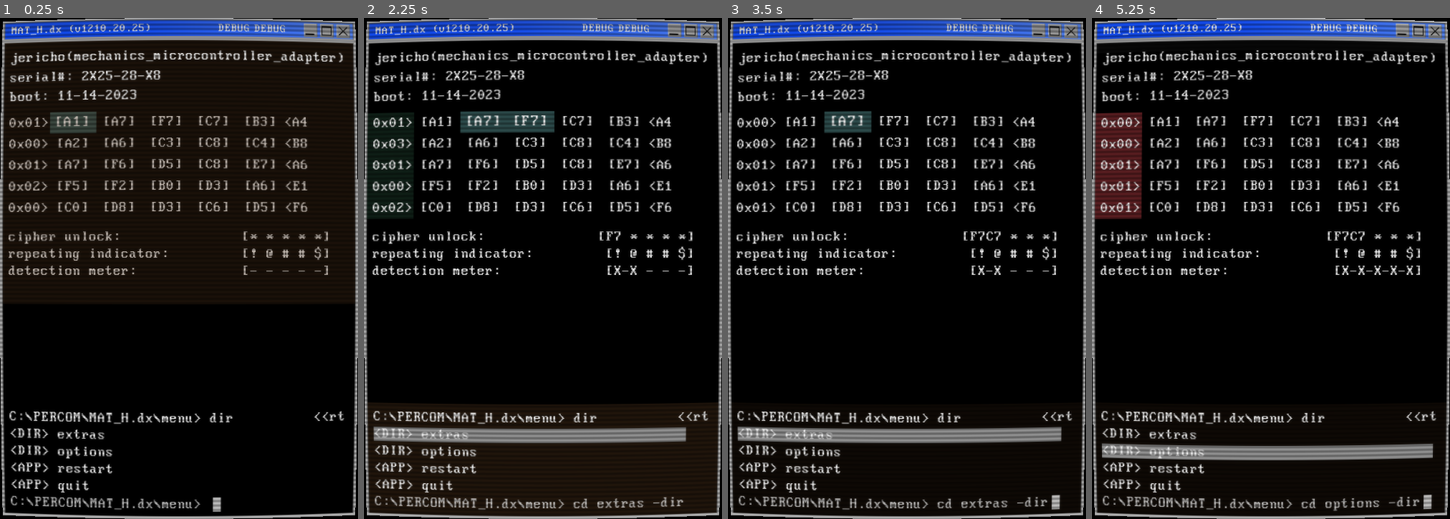
Above: before the commit, frames 1-4 (left to right).
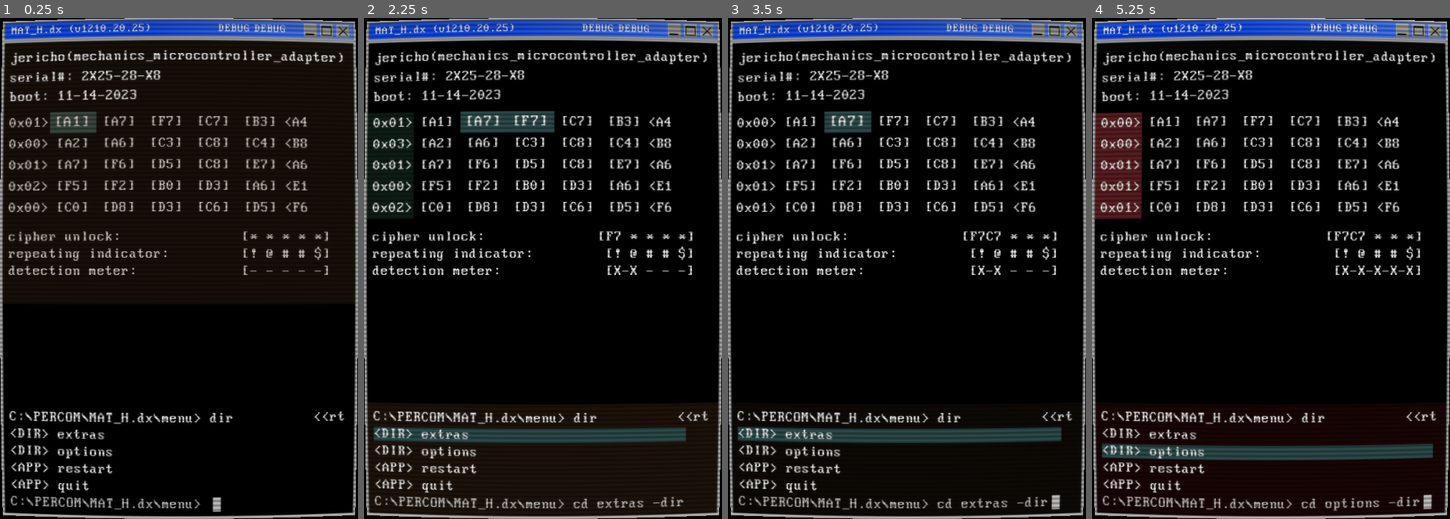
Above: after the commit, the same moments.

Repository: RusanJoshi/MAT_H.dx
Game: Godot game, scene res://main scenes/main.tscn
Two runs of this game, one before a commit and one after it. Both use one fixed random seed, a clock stepped at 60 frames per second and the inputs below.
Inputs (mouse positions are in pixels of both pictures, inside the frame that each line leads up to):
- Up to frame 1 (0.25 s): no input
- Up to frame 2 (2.25 s): drag from (435, 123) to (532, 123) at 0.52 s; drag from (482, 123) to (578, 123) at 1.27 s; tap Enter at 2 s; move the mouse to (532, 123) at 2.02 s; hold Right (right_key) from 2.03 s (still down); tap Tab (tab_key) at 2.1 s; click (532, 123) at 2.17 s
- Up to frame 3 (3.5 s): release Right (right_key) at 2.75 s; drag from (942, 123) to (846, 123) at 2.77 s
- Up to frame 4 (5.25 s): tap Space (spacebar_key) at 3.5 s; drag from (1353, 123) to (1260, 123) at 3.52 s; drag from (1163, 143) to (1353, 123) at 4.27 s; tap Enter at 5 s; move the mouse to (1210, 143) at 5.02 s; hold Down (down_key) from 5.03 s (still down); tap R (r_key) at 5.1 s; click (1210, 143) at 5.17 s

The runs differ from the first frame. In frame 2, 2.5% of the frame differs, in the area x 2-90%, y 81-85%; in frame 3, 2.5%; in frame 4, 2.6%, in the area x 2-96%, y 84-89%.

Commit message:
hemlock commit 2 05/09

Diff:
--- a/cipher/cipher.gd
+++ b/cipher/cipher.gd
@@ -68,13 +68,14 @@
 	detection_right_label.text += "]"
 
 func win_state():
+	print("cipher.gd, WIN")
 	if(passkey_progress_count == 5):
 		Events.victory_event.emit()
 	elif(passkey_progress_count >= 5):
 		print("[DEBUG, win_state(), cipher.gd] INVALID passkey_progress_count VALUE. (>5) \nOBSERVE, RECORD, DEBUG")
 
 func lose_state():
-	print("LOSE STATE.")
+	print("cipher.gd, LOSE")
 	Events.lose_event.emit()
 
 func restart():
--- a/main scenes/main.tscn
+++ b/main scenes/main.tscn
@@ -8,34 +8,20 @@
 [ext_resource type="FontFile" uid="uid://dj3uy5ehse3ik" path="res://fonts/Perfect DOS VGA 437 Win.ttf" id="5_elmyh"]
 [ext_resource type="PackedScene" uid="uid://p2ena424sd2a" path="res://ui/mini_menu.tscn" id="7_lyyxq"]
 
-[sub_resource type="StyleBoxFlat" id="StyleBoxFlat_ve7wv"]
-bg_color = Color(0.392157, 0.254902, 0.137255, 0.156863)
-
-[sub_resource type="StyleBoxFlat" id="StyleBoxFlat_l2f3m"]
-bg_color = Color(0.823529, 0.470588, 0.647059, 0)
-
-[sub_resource type="LabelSettings" id="LabelSettings_s5ut6"]
-line_spacing = 8.0
-font = ExtResource("5_elmyh")
-font_size = 20
-
-[sub_resource type="StyleBoxFlat" id="StyleBoxFlat_r1ehd"]
-bg_color = Color(0.235294, 0.235294, 0.235294, 0.137255)
-
 [sub_resource type="Animation" id="Animation_is1ea"]
 resource_name = "FocusDimming"
 length = 0.5
 tracks/0/type = "value"
 tracks/0/imported = false
 tracks/0/enabled = true
-tracks/0/path = NodePath("FocusHighlightBackground:theme_override_styles/panel:bg_color")
+tracks/0/path = NodePath("FocusHighlightBackground:modulate")
 tracks/0/interp = 1
 tracks/0/loop_wrap = true
 tracks/0/keys = {
 "times": PackedFloat32Array(0, 0.5),
 "transitions": PackedFloat32Array(1, 1),
 "update": 0,
-"values": [Color(0.392157, 0.254902, 0.137255, 0.392157), Color(0.392157, 0.254902, 0.137255, 0.156863)]
+"values": [Color(1, 1, 1, 0.882353), Color(1, 1, 1, 0.392157)]
 }
 
 [sub_resource type="Animation" id="Animation_7gklk"]
@@ -55,14 +41,14 @@
 tracks/1/type = "value"
 tracks/1/imported = false
 tracks/1/enabled = true
-tracks/1/path = NodePath("FocusHighlightBackground:theme_override_styles/panel:bg_color")
+tracks/1/path = NodePath("FocusHighlightBackground:modulate")
 tracks/1/interp = 1
 tracks/1/loop_wrap = true
 tracks/1/keys = {
 "times": PackedFloat32Array(0),
 "transitions": PackedFloat32Array(1),
 "update": 0,
-"values": [Color(0.392157, 0.254902, 0.137255, 0.156863)]
+"values": [Color(1, 1, 1, 0.784314)]
 }
 
 [sub_resource type="Animation" id="Animation_a5774"]
@@ -88,6 +74,22 @@
 "RollingBarAnimation": SubResource("Animation_a5774")
 }
 
+[sub_resource type="StyleBoxFlat" id="StyleBoxFlat_ve7wv"]
+bg_color = Color(0.392157, 0.254902, 0.137255, 0.392157)
+
+[sub_resource type="StyleBoxFlat" id="StyleBoxFlat_2l060"]
+
+[sub_resource type="StyleBoxFlat" id="StyleBoxFlat_l2f3m"]
+bg_color = Color(0.823529, 0.470588, 0.647059, 0)
+
+[sub_resource type="LabelSettings" id="LabelSettings_s5ut6"]
+line_spacing = 8.0
+font = ExtResource("5_elmyh")
+font_size = 20
+
+[sub_resource type="StyleBoxFlat" id="StyleBoxFlat_r1ehd"]
+bg_color = Color(0.235294, 0.235294, 0.235294, 0.137255)
+
 [sub_resource type="RectangleShape2D" id="RectangleShape2D_r1io8"]
 size = Vector2(499.5, 422.5)
 
@@ -97,6 +99,11 @@
 [node name="Main" type="Node2D"]
 script = ExtResource("1_dpgo0")
 
+[node name="AnimationPlayer" type="AnimationPlayer" parent="."]
+libraries = {
+"": SubResource("AnimationLibrary_lxix7")
+}
+
 [node name="Background" type="ColorRect" parent="."]
 offset_right = 500.0
 offset_bottom = 700.0
@@ -110,10 +117,18 @@
 position = Vector2(12, 296)
 
 [node name="FocusHighlightBackground" type="Panel" parent="."]
+modulate = Color(1, 1, 1, 0.784314)
 offset_right = 500.0
 offset_bottom = 400.0
 mouse_filter = 2
 theme_override_styles/panel = SubResource("StyleBoxFlat_ve7wv")
+
+[node name="EndFlashPanel" type="Panel" parent="."]
+visible = false
+offset_right = 500.0
+offset_bottom = 400.0
+mouse_filter = 2
+theme_override_styles/panel = SubResource("StyleBoxFlat_2l060")
 
 [node name="custom_window_border" parent="." instance=ExtResource("3_ct3fv")]
 
@@ -160,12 +175,8 @@
 [node name="RollingBar" type="Panel" parent="."]
 offset_right = 500.0
 offset_bottom = 15.0
+mouse_filter = 2
 theme_override_styles/panel = SubResource("StyleBoxFlat_r1ehd")
-
-[node name="AnimationPlayer" type="AnimationPlayer" parent="."]
-libraries = {
-"": SubResource("AnimationLibrary_lxix7")
-}
 
 [node name="Timer" type="Timer" parent="."]
 wait_time = 5.0
--- a/scripts/config_game.gd
+++ b/scripts/config_game.gd
@@ -15,9 +15,9 @@
 var crt_shader_bool: bool = true
 var cell_highlight_color: Color = Color.DARK_SLATE_GRAY
 
-#var default_focus_highlight_color: Color = Color8(100, 65, 35, 40)
-var default_focus_highlight_color: Color = Color.RED
-var focus_highlight_color: Color
+var default_focus_highlight_color: Color = Color8(100, 65, 35, 100)
+var win_focus_highlight_color: Color = Color8(34, 139, 34, 100)
+var lose_focus_highlight_color: Color = Color8(178, 34, 34, 100)
 
 # Toggle CRT shader/ adjust intensity
 # Adjust game volume
@@ -27,4 +27,3 @@
 func _ready() -> void:
 	print("config.gd... loaded")
 	#print("Color (float): r=", main_highlight_color.r, ", g=", main_highlight_color.g, ", b=", main_highlight_color.b, ", a=", main_highlight_color.a)
-	focus_highlight_color = default_focus_highlight_color
--- a/scripts/main.gd
+++ b/scripts/main.gd
@@ -7,6 +7,8 @@
 @onready var matrix: Node2D = $Matrix
 @onready var mini_menu: Node2D = $MiniMenu
 @onready var focus_highlight_background: Panel = $FocusHighlightBackground
+@onready var end_flash_panel: Panel = $EndFlashPanel
+
 
 #focus (false = mat, true = mini menu)
 var focus_boolean: bool = false
@@ -14,7 +16,7 @@
 var drag_offset:= Vector2i.ZERO
 var sensitivity: float = 1.2
 var datetime_dict = Time.get_datetime_dict_from_system()
-
+var stylebox
 
 func _ready():
 	print("main.gd... loaded")
@@ -25,7 +27,7 @@
 	shin_update_focus()
 	date_and_time.text = "boot: " + str(datetime_dict.month) + "-" + str(datetime_dict.day) + "-" + str(datetime_dict.year)
 
-	var stylebox = focus_highlight_background.get_theme_stylebox("panel") as StyleBoxFlat
+	stylebox = focus_highlight_background.get_theme_stylebox("panel") as StyleBoxFlat
 	print(stylebox.bg_color)
 
 
@@ -51,13 +53,16 @@
 
 func win_state():
 	print("main.gd, WIN")
+	stylebox.bg_color = ConfigGame.win_focus_highlight_color
 
 func lose_state():
 	print("main.gd, LOSE")
+	stylebox.bg_color = ConfigGame.lose_focus_highlight_color
+	print(stylebox.bg_color)
 
 func reset_focus_color():
 	print("main.gd, RESTART")
-	#focus_highlight_background
+	stylebox.bg_color = ConfigGame.default_focus_highlight_color
 
 func _on_matrix_area_2d_mouse_entered() -> void:
 	if(focus_boolean):
--- a/scripts/mini_menu.gd
+++ b/scripts/mini_menu.gd
@@ -19,6 +19,7 @@
 @onready var mo_3_highlight: Panel = %MO3Highlight
 @onready var mo_4_highlight: Panel = %MO4Highlight
 @onready var rb_highlight: Panel = $ReturnButtonLabel/RBHighlight
+var moption_stylebox: StyleBoxFlat = load("res://ui/moption_highlight_test.tres")
 
 @export var has_focus: bool
 
@@ -114,8 +115,9 @@
 	menu_highlights_array[directory_int_y].visible = true
 	footer_label.text = update_footer_text()
 
-func remove_menu_highlights():
+func remove_menu_highlights(): #Also adjust the moption highlight colors
 	menu_highlights_array[directory_int_y].visible = false
+	moption_stylebox.bg_color = ConfigGame.cell_highlight_color
 	footer_label.text = current_dir_path + dir_path_end
 	directory_int_y = 0
 
--- a/ui/mini_menu.tscn
+++ b/ui/mini_menu.tscn
@@ -3,14 +3,13 @@
 [ext_resource type="Script" path="res://scripts/mini_menu.gd" id="1_53omq"]
 [ext_resource type="Script" path="res://components/variable_pitch_audio_stream_player.gd" id="2_8s568"]
 [ext_resource type="FontFile" uid="uid://dj3uy5ehse3ik" path="res://fonts/Perfect DOS VGA 437 Win.ttf" id="2_q7dcv"]
+[ext_resource type="StyleBox" uid="uid://dd1gamm6jkldw" path="res://ui/moption_highlight_test.tres" id="4_akc3f"]
 
 [sub_resource type="LabelSettings" id="LabelSettings_fxsyv"]
 line_spacing = 8.0
 font = ExtResource("2_q7dcv")
 font_size = 20
 
-[sub_resource type="StyleBoxFlat" id="StyleBoxFlat_6s7h4"]
-
 [sub_resource type="LabelSettings" id="LabelSettings_8djt8"]
 line_spacing = 8.0
 font = ExtResource("2_q7dcv")
@@ -73,7 +72,7 @@
 grow_vertical = 2
 size_flags_vertical = 3
 mouse_filter = 2
-theme_override_styles/panel = SubResource("StyleBoxFlat_6s7h4")
+theme_override_styles/panel = ExtResource("4_akc3f")
 
 [node name="MenuOptionTwoLabel" type="Label" parent="VBoxContainer"]
 unique_name_in_owner = true
@@ -94,7 +93,7 @@
 grow_vertical = 2
 size_flags_vertical = 3
 mouse_filter = 2
-theme_override_styles/panel = SubResource("StyleBoxFlat_6s7h4")
+theme_override_styles/panel = ExtResource("4_akc3f")
 
 [node name="MenuOptionThreeLabel" type="Label" parent="VBoxContainer"]
 unique_name_in_owner = true
@@ -115,7 +114,7 @@
 grow_vertical = 2
 size_flags_vertical = 3
 mouse_filter = 2
-theme_override_styles/panel = SubResource("StyleBoxFlat_6s7h4")
+theme_override_styles/panel = ExtResource("4_akc3f")
 
 [node name="MenuOptionFourLabel" type="Label" parent="VBoxContainer"]
 unique_name_in_owner = true
@@ -136,7 +135,7 @@
 grow_vertical = 2
 size_flags_vertical = 3
 mouse_filter = 2
-theme_override_styles/panel = SubResource("StyleBoxFlat_6s7h4")
+theme_override_styles/panel = ExtResource("4_akc3f")
 
 [node name="cmdFooter" type="HBoxContainer" parent="VBoxContainer"]
 modulate = Color(1, 1, 1, 0.784314)
@@ -178,7 +177,7 @@
 grow_vertical = 2
 size_flags_vertical = 3
 mouse_filter = 2
-theme_override_styles/panel = SubResource("StyleBoxFlat_6s7h4")
+theme_override_styles/panel = ExtResource("4_akc3f")
 
 [node name="MenuOptionOneArea2D" type="Area2D" parent="."]
 position = Vector2(150, 33)
--- /dev/null
+++ b/ui/moption_highlight_test.tres
@@ -0,0 +1,3 @@
+[gd_resource type="StyleBoxFlat" format=3 uid="uid://dd1gamm6jkldw"]
+
+[resource]
Not shown: 1 places in main scenes/main.tscn that only renumber resources
